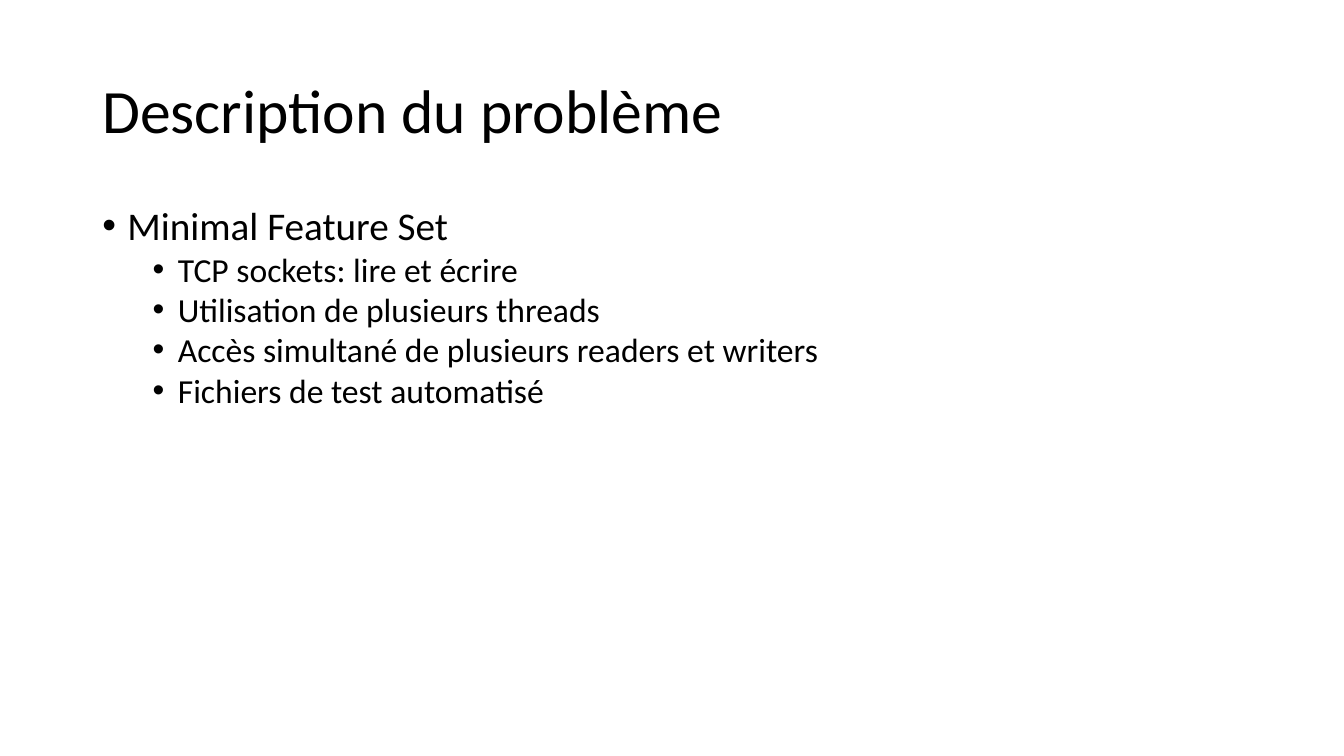
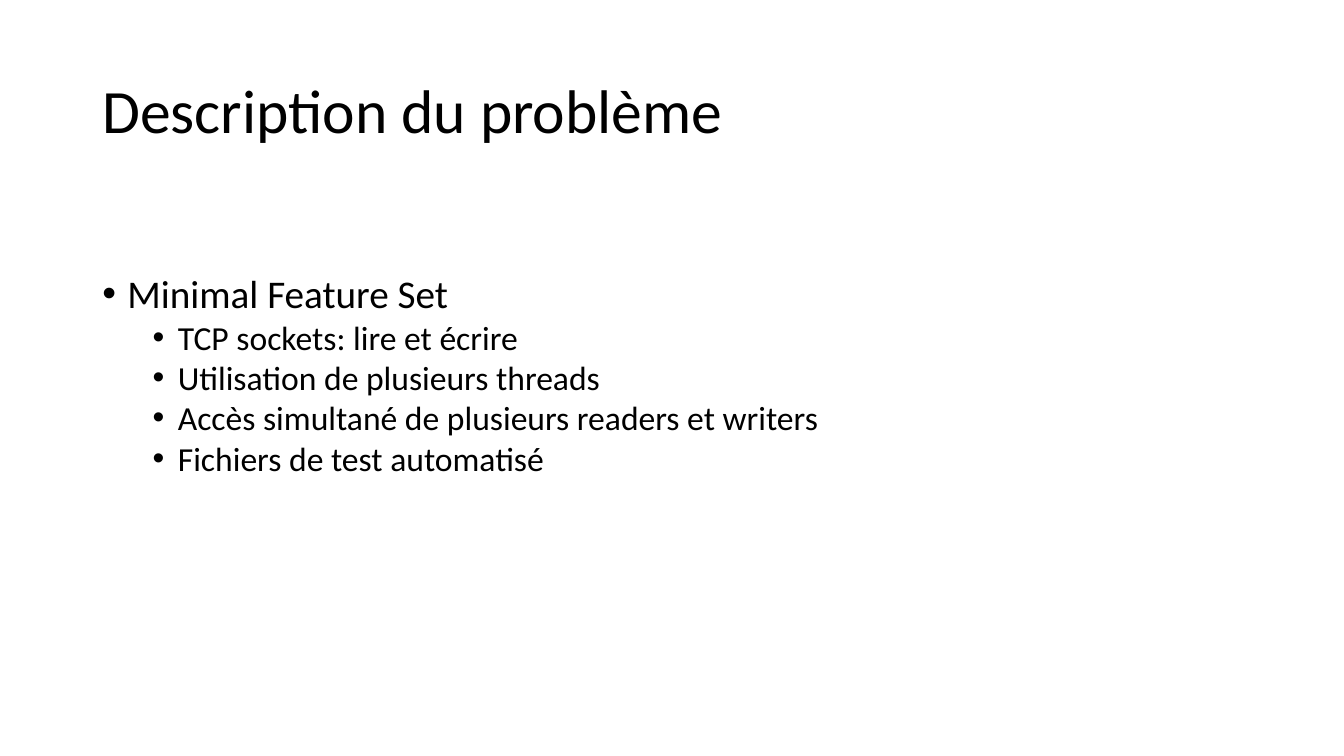
Before and after one commit to inefix/Key-Value-Store, a slide deck: slide 4 of presentation/KVS_presentation.pptx. Drawn at 1344x756 pixels with LibreOffice and Linux fonts; fonts in the diff are those of the drawing. Boxes give left, top, right and bottom in pixels: in the first picture for what was removed or moved away, otherwise in the second. Text is boxed around its words. In the diff, an @@ line names an element or a change of style, - is before the commit and + after.

```diff
--- a/presentation/KVS_presentation.pptx
+++ b/presentation/KVS_presentation.pptx
@@ text "Minimal Feature Set": place and size @@
-text "Minimal Feature Set" at <box>127,212,818,404</box>
+text "Minimal Feature Set" at <box>127,280,818,472</box>
```
Also in this commit, not shown: 4 other slides changed.
